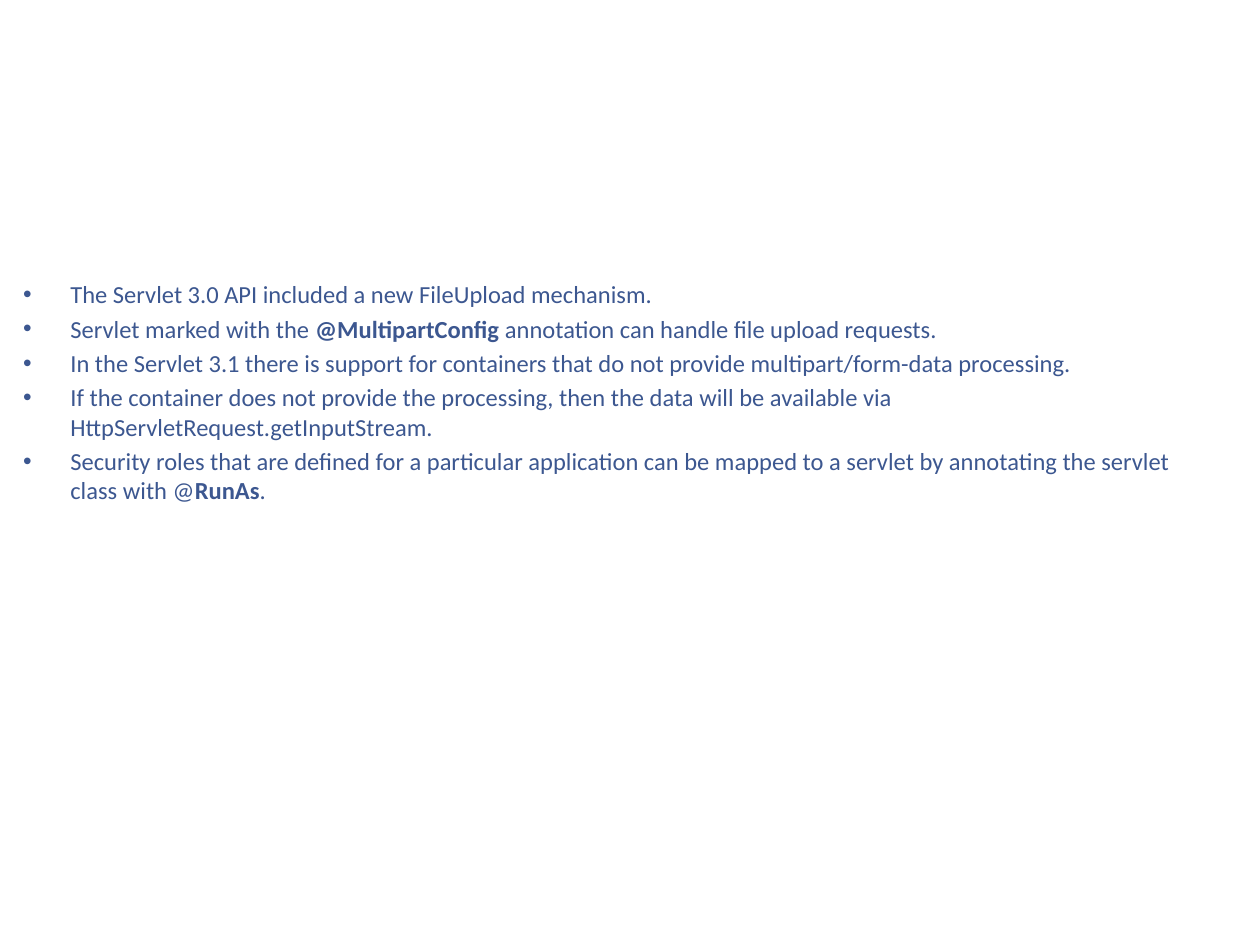
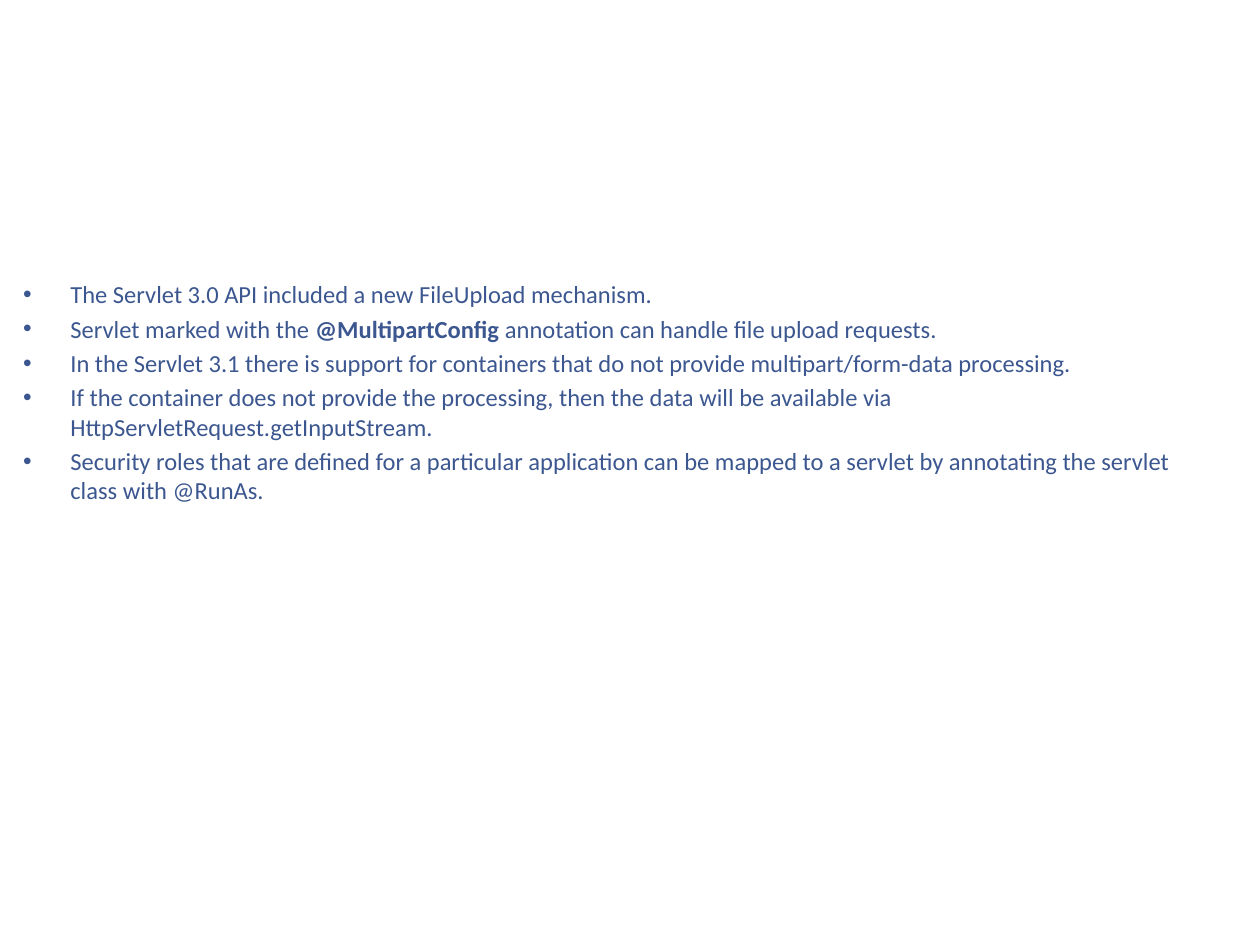
Before and after one commit to kenshincommon/ppts, a slide deck: slide 12 of Presentations/JavaEnterprise7/JavaEnterprise7.pptx (slide 10 before the commit). Drawn at 1260x945 pixels with LibreOffice and Linux fonts; fonts in the diff are those of the drawing; background and template pictures are left out. Boxes give left, top, right and bottom in pixels: in the first picture for what was removed or moved away, otherwise in the second. Text is boxed around its words. In the diff, an @@ line names an element or a change of style, - is before the commit and + after.

```diff
--- a/Presentations/JavaEnterprise7/JavaEnterprise7.pptx
+++ b/Presentations/JavaEnterprise7/JavaEnterprise7.pptx
@@ text at [70,453,1169,502]: bold off in "@RunAs." @@
```
Also in this commit, not shown: 22 other slides changed, 41 slides added, 31 slides removed, 1 other file.
